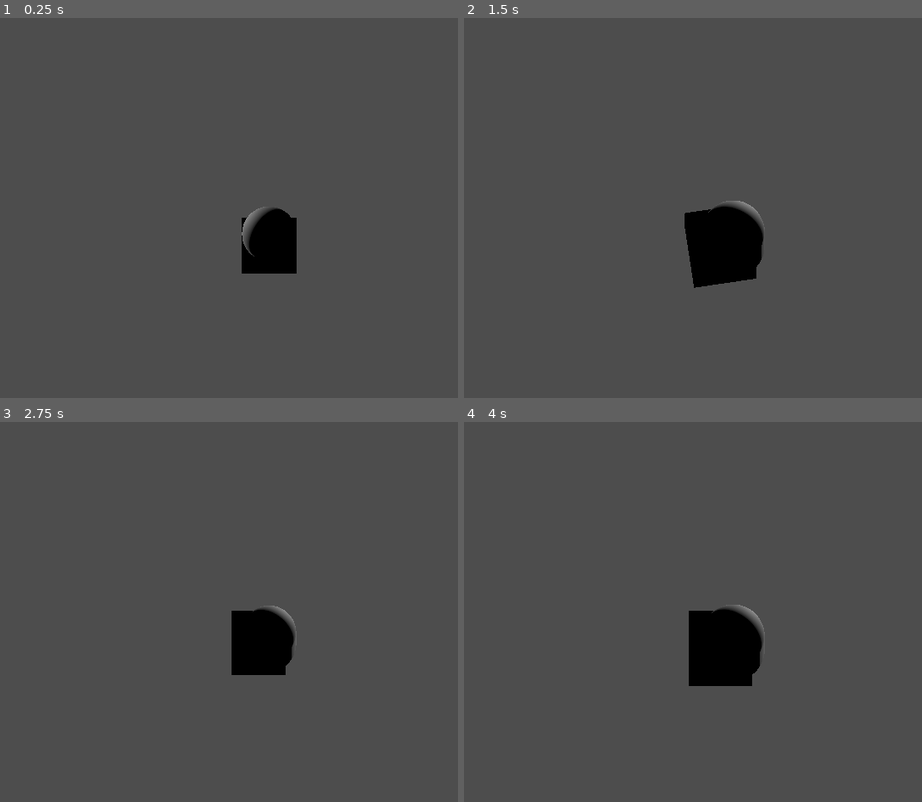
Above: before the commit, frames 1-4 (two rows, left to right).
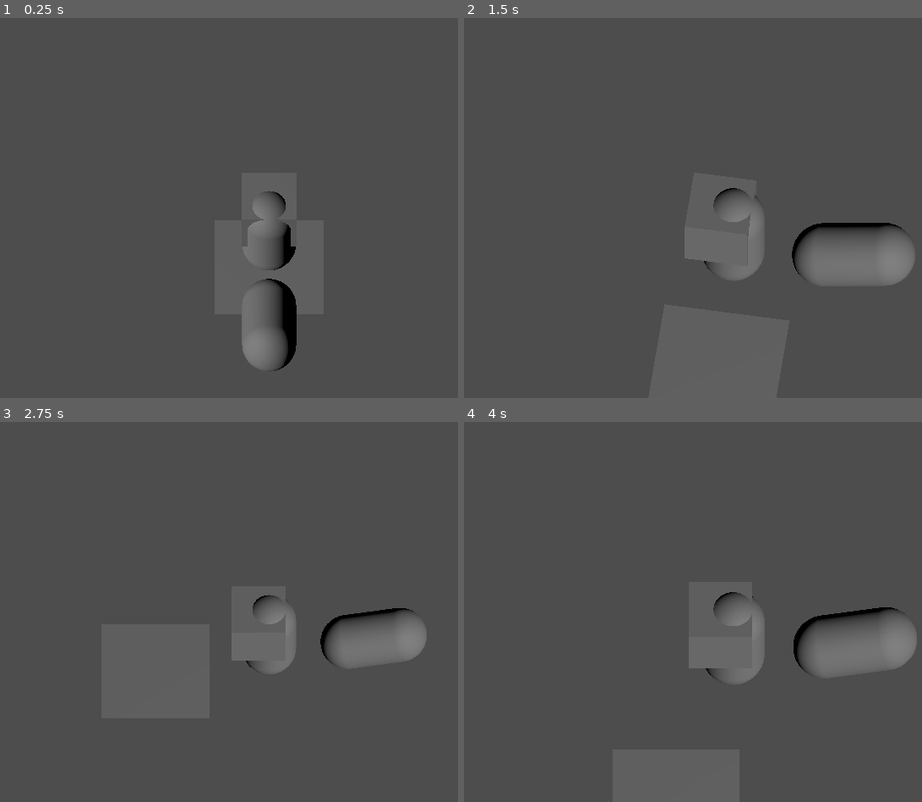
Above: after the commit, the same moments.

Repository: NekDuk/nuclear-winter
Game: Godot game, scene res://core/base_world.tscn
The game is run twice, just before and just after one commit, with the same random seed, the same clock (stepped at 60 frames per second) and the same inputs.
Inputs (mouse positions are in pixels of both pictures, inside the frame that each line leads up to):
- Up to frame 1 (0.25 s): no input
- Up to frame 2 (1.5 s): move the mouse to (880, 189) at 0.52 s; hold D (move_right) 0.53-1.28 s; hold Middle mouse button (camera_rotate) 0.53-1.28 s; move the mouse to (596, 227) at 1.27 s; hold S (move_back) from 1.28 s (still down); tap Mouse wheel up (zoom_in) at 1.35 s
- Up to frame 3 (2.75 s): move the mouse to (338, 528) at 2.02 s; release S (move_back) at 2.03 s; hold D (move_right) from 2.03 s (still down); hold Mouse wheel down (zoom_out) from 2.03 s (still down)
- Up to frame 4 (4 s): move the mouse to (697, 688) at 2.77 s; release D (move_right) at 2.78 s; release Mouse wheel down (zoom_out) at 2.78 s; hold W (move_forward) 2.78-3.53 s; tap Middle mouse button (camera_rotate) at 2.85 s; move the mouse to (outside the picture) at 3.52 s; hold A (move_left) from 3.53 s (still down); hold Mouse wheel up (zoom_in) from 3.53 s (still down)

The runs differ from the first frame. In frame 1, 3.5% of the frame differs, in the area x 52-65%, y 45-93%; in frame 2, 5.9%, in the area x 48-99%, y 44-72%; in frame 3, 4.3%; in frame 4, 5.9%.

Commit message:
added basic movement, proper direction based on camera

Diff:
--- a/core/base_world.tscn
+++ b/core/base_world.tscn
@@ -9,7 +9,7 @@
 [node name="CharacterBody3D" parent="." unique_id=1561415968 instance=ExtResource("1_ufccg")]
 
 [node name="MeshInstance3D" type="MeshInstance3D" parent="." unique_id=1661866511]
-transform = Transform3D(1, 0, 0, 0, 1, 0, 0, 0, 1, 0, -3.0584235, 0)
+transform = Transform3D(1, 0, 0, 0, 1, 0, 0, 0, 1, 0, -1.3825115, 0)
 mesh = SubResource("PlaneMesh_ufccg")
 
 [node name="DirectionalLight3D" type="DirectionalLight3D" parent="." unique_id=1751660000]
--- a/entities/player/camera_controller.gd
+++ b/entities/player/camera_controller.gd
@@ -1,18 +1,20 @@
 extends Node3D
+class_name CameraController
 
-@onready var _camera: Camera3D = $Camera
-@export var _mouse_sensitivity: float = .001
-@export var _smooth_speed: float = 10.0
-var _yaw: float = 0.0
-@export var _pitch: float = -60.0
-var player_basis: Basis = Basis()
+@onready var _camera := $Camera
+@export var _mouse_sensitivity := .001
+@export var _smooth_speed := 10.0
+var _yaw := 0.0
+@export var _pitch := -60.0
+var player_basis := Basis()
 
 @export_group("Zoom Settings")
-@export var _min_size: float = 3.0
-@export var _max_size: float = 20.0
-@export var _zoom_step: float = 1.5
-@export var _zoom_speed: float = 10.0 # interpolation speed
-var _target_size: float = 7.0
+@export var _min_size := 3.0
+@export var _max_size := 20.0
+@export var _zoom_step := 1.5
+@export var _zoom_speed := 10.0 # interpolation speed
+
+var _target_size:= 7.0
 
 func _ready() -> void:
 	_target_size = _camera.size
@@ -30,6 +32,7 @@
 
 	if event is InputEventMouseMotion:
 		if Input.is_action_pressed("camera_rotate"):
+
 			_yaw += event.relative.x * _mouse_sensitivity
 
 	if Input.is_action_just_released("camera_rotate"):
@@ -38,13 +41,22 @@
 
 func _process(delta: float) -> void:
 	# rotation
-
 	var current_rot: Quaternion = global_basis.get_rotation_quaternion()
-	var target_rot: Quaternion = Quaternion.from_euler(Vector3(_pitch, _yaw, 0))
+	var target_rot: Quaternion = Quaternion.from_euler(Vector3(0, _yaw, 0))
 	var blended_rot: Quaternion = current_rot.slerp(target_rot, _smooth_speed * delta)
 
+	_camera.rotation_degrees = Vector3(_pitch, 0, 0)
 	global_basis = Basis(blended_rot)
 
 	# zoom
 	if not is_equal_approx(_camera.size, _target_size):
 		_camera.size = move_toward(_camera.size, _target_size, _zoom_speed * delta)
+
+	update_movement_vectors()
+
+func update_movement_vectors() -> void:
+	# snap angles to axis
+	var current_degrees = wrapf(rad_to_deg(_yaw), 0, 360)
+	var snapped_degrees = floorf(current_degrees / 90) * 90
+	var forward_angle := Quaternion.from_euler(Vector3(0, deg_to_rad(snapped_degrees), 0))
+	player_basis = Basis(forward_angle)
--- a/entities/player/player.tscn
+++ b/entities/player/player.tscn
@@ -10,6 +10,8 @@
 
 [sub_resource type="BoxMesh" id="BoxMesh_abrql"]
 
+[sub_resource type="CapsuleMesh" id="CapsuleMesh_sglur"]
+
 [node name="Player" type="CharacterBody3D" unique_id=1561415968]
 script = ExtResource("1_abrql")
 
@@ -18,6 +20,8 @@
 
 [node name="Controller" type="Node3D" parent="." unique_id=1453239750]
 script = ExtResource("2_sglur")
+_base_speed = 3.0
+_stop_speed = 30.0
 
 [node name="Mesh" type="MeshInstance3D" parent="." unique_id=740095097]
 mesh = SubResource("CapsuleMesh_abrql")
@@ -26,13 +30,18 @@
 transform = Transform3D(1, 0, 0, 0, 1, 0, 0, 0, 1, 0, 0.39105618, -0.2)
 mesh = SubResource("BoxMesh_abrql")
 
-[node name="CameraPivot" type="Node3D" parent="." unique_id=814934241]
+[node name="CameraPivot" type="Node3D" parent="." unique_id=814934241 node_paths=PackedStringArray("test")]
 script = ExtResource("3_sglur")
 _mouse_sensitivity = 0.003
 _zoom_step = 1.0
 _zoom_speed = 30.0
+test = NodePath("../MeshInstance3D")
 
 [node name="Camera" type="Camera3D" parent="CameraPivot" unique_id=1825736268]
-transform = Transform3D(1, 0, 0, 0, 0.49999997, 0.86602545, 0, -0.86602545, 0.49999997, 0, 6.5326953, 3.2109256)
+transform = Transform3D(1, 0, 0, 0, 1, 0, 0, 0, 1, 0, 6, 3)
 projection = 1
 size = 7.0
+
+[node name="MeshInstance3D" type="MeshInstance3D" parent="." unique_id=1226508432]
+transform = Transform3D(0.70710665, 0, -0.7071069, -0.6830128, 0.25881907, -0.68301255, 0.18301278, 0.9659257, 0.18301272, -5.9604645e-08, -0.16935039, 1.9305797)
+mesh = SubResource("CapsuleMesh_sglur")
--- a/entities/player/player_controller.gd
+++ b/entities/player/player_controller.gd
@@ -2,14 +2,34 @@
 class_name PlayerController
 
 enum MoveState {WALK, JOG, SPRINT, CROUCH, AIM}
-@export var _move_state: MoveState = MoveState.WALK
+#@export var _move_state: MoveState = MoveState.WALK
 
 @onready var player := get_parent() as CharacterBody3D
 @onready var manager := get_parent() as PlayerManager
-@export var camera: Camera3D
+@onready var cam_controller: CameraController = $"../CameraPivot"
 
 var _movement_scale: float = 1.0
 @export var _base_speed: float = 10.0
+@export var _stop_speed: float = 10.0
 
 var aiming: bool = false
 var turning: bool = false
+
+func _physics_process(delta: float) -> void:
+	var speed = _base_speed * _movement_scale
+	var input_dir = Vector2(
+		Input.get_axis("move_left", "move_right"),
+		Input.get_axis("move_back", "move_forward"))
+
+	if input_dir:
+		var raw_dir: Vector3 = (
+			-cam_controller.player_basis.z * input_dir.y) + (
+			cam_controller.player_basis.x * input_dir.x)
+
+		var move_dir := Vector3(raw_dir.x, 0, raw_dir.z).normalized()
+
+		player.velocity = move_dir * speed
+	else:
+		player.velocity = player.velocity.move_toward(Vector3.ZERO, _stop_speed * delta)
+
+	player.move_and_slide()
--- a/project.godot
+++ b/project.godot
@@ -18,12 +18,8 @@
 
 [debug]
 
-gdscript/warnings/untyped_declaration=1
-gdscript/warnings/inferred_declaration=1
-gdscript/warnings/unsafe_property_access=1
 gdscript/warnings/unsafe_method_access=1
 gdscript/warnings/unsafe_cast=1
-gdscript/warnings/unsafe_call_argument=1
 
 [display]
 
